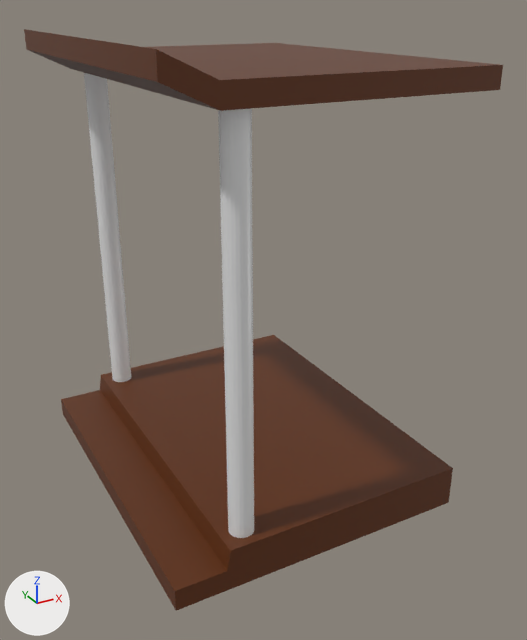
One commit to the FBX model Assets/_mainAssets/Content/Models/_category/Models2/entrance old/model/entrance old.fbx: the scene before it, then after it.
Both versions are drawn from a camera (50 mm lens) standing at (-9.28, 20.16, 3.42) and looking at (-6.95, 24.4, 1.29). The axes (+X, +Y, +Z) are drawn at lower left. The lights are the same throughout.

In view in the first picture: 'entrance', 'pillars', 'visor'.
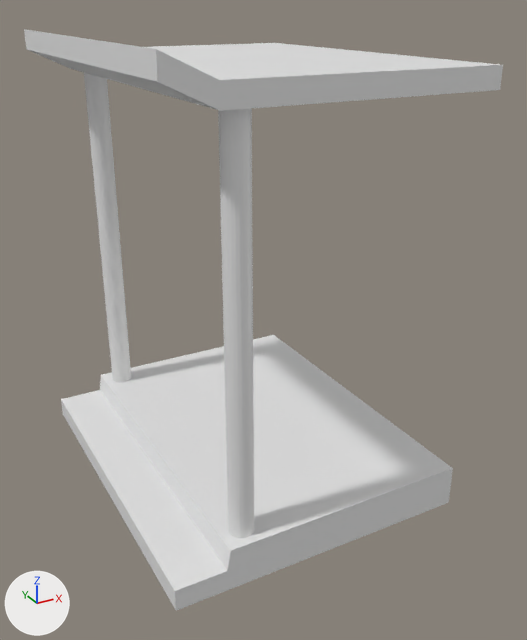
What the commit changed:
me_plane_035 has 12 vertices, 10 faces and spans x -8.06..-5.99, y 23.33..25.93, z 2.94..3.22.
me_plane_035 no longer uses material mat_material_007 (brown #612f0a).
me_plane_039 has 26 vertices, 18 faces and spans x -8.13..-5.99, y 23.33..25.93, z 0.04..0.34.
me_plane_039 no longer uses material mat_material_007 (brown #612f0a).

Where the change shows, as pixel boxes [x1, y1, x2, y2] in the pictures (527 x 640 px):
'entrance', recoloured (brown to white): [61, 335, 453, 611] in both
'visor', recoloured (brown to white): [24, 29, 503, 111] in both
